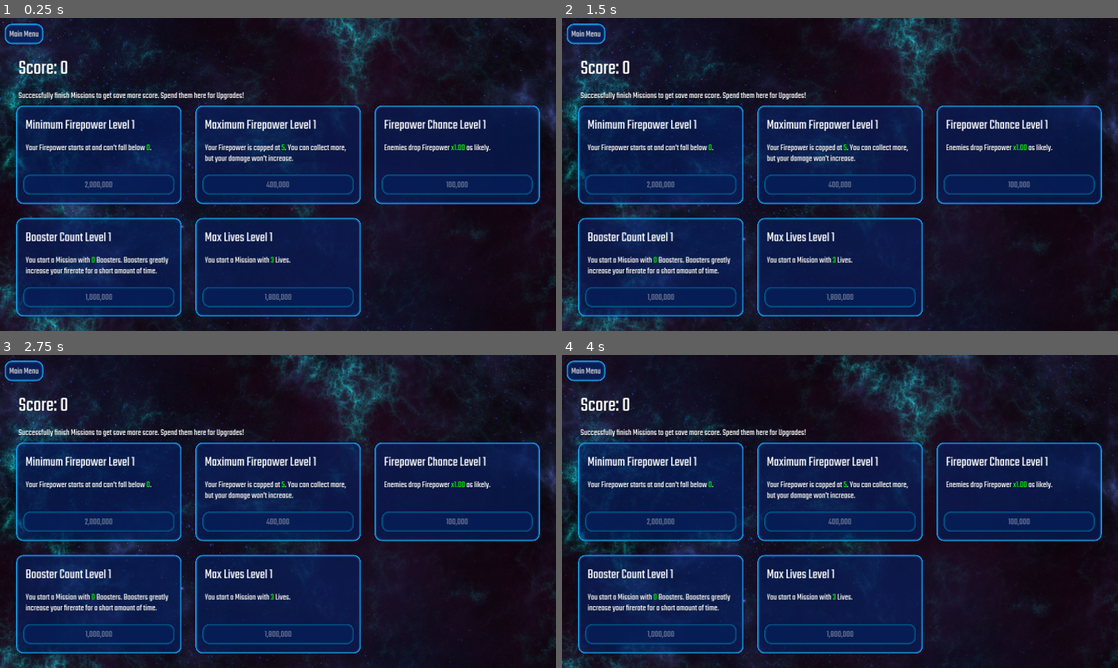
Above: before the commit, frames 1-4 (two rows, left to right).
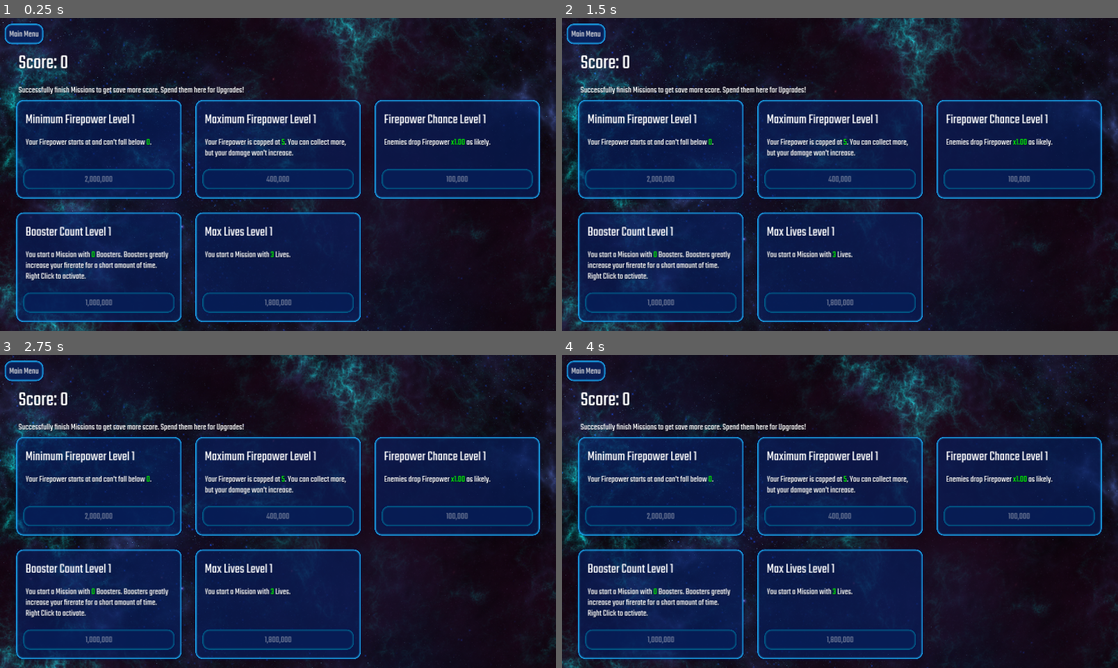
Above: after the commit, the same moments.

Repository: veprogames/numbercluck
Game: Godot game, scene res://src/shop_menu/shop_menu.tscn
The game is run twice, just before and just after one commit, with the same random seed, the same clock (stepped at 60 frames per second) and the same inputs. This scene is started directly instead of the project's main scene.
Inputs (mouse positions are in pixels of both pictures, inside the frame that each line leads up to):
- Up to frame 1 (0.25 s): no input
- Up to frame 2 (1.5 s): move the mouse to (812, 237) at 0.52 s; right-click (812, 237) at 0.6 s; move the mouse to (1006, 221) at 1.27 s; click (1006, 221) at 1.35 s
- Up to frame 3 (2.75 s): move the mouse to (111, 464) at 2.02 s; right-click (111, 464) at 2.1 s
- Up to frame 4 (4 s): move the mouse to (867, 511) at 2.77 s; click (867, 511) at 2.85 s; move the mouse to (756, 433) at 3.52 s; right-click (756, 433) at 3.6 s

The runs differ from the first frame. In frame 1, 18% of the frame differs, in the area x 2-98%, y 11-98%; in frame 2, 18%; in frame 3, 18%; in frame 4, 18%.

Commit message:
Change Booster Count Upgrade Description

Diff:
--- a/assets/upgrades/upgrade_booster_count.tres
+++ b/assets/upgrades/upgrade_booster_count.tres
@@ -21,7 +21,7 @@
 [resource]
 script = ExtResource("1_l8da3")
 title = "Booster Count"
-description = "You start a Mission with $$effect$$ Boosters. Boosters greatly increase your firerate for a short amount of time."
+description = "You start a Mission with $$effect$$ Boosters. Boosters greatly increase your firerate for a short amount of time. Right Click to activate."
 price_formula = SubResource("Resource_0uifc")
 effect_formula = SubResource("Resource_ll84h")
 effect_display_options = SubResource("Resource_ue58l")
Not shown, changed: assets/locale/base.pot
Binary file changed: assets/locale/de.mo
Not shown, changed: assets/locale/de.po
